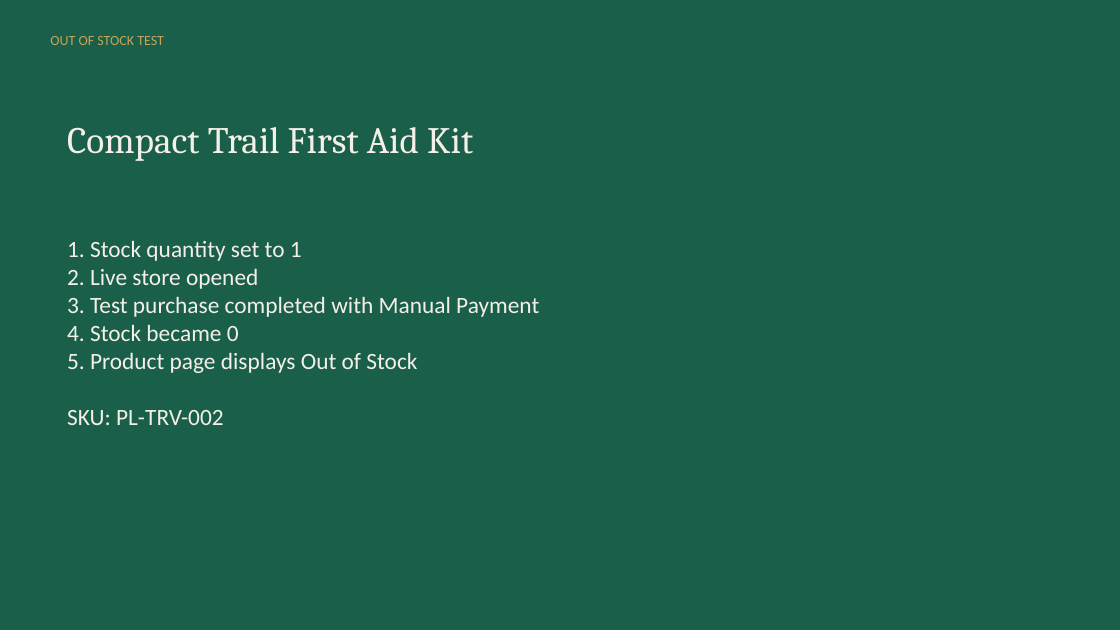
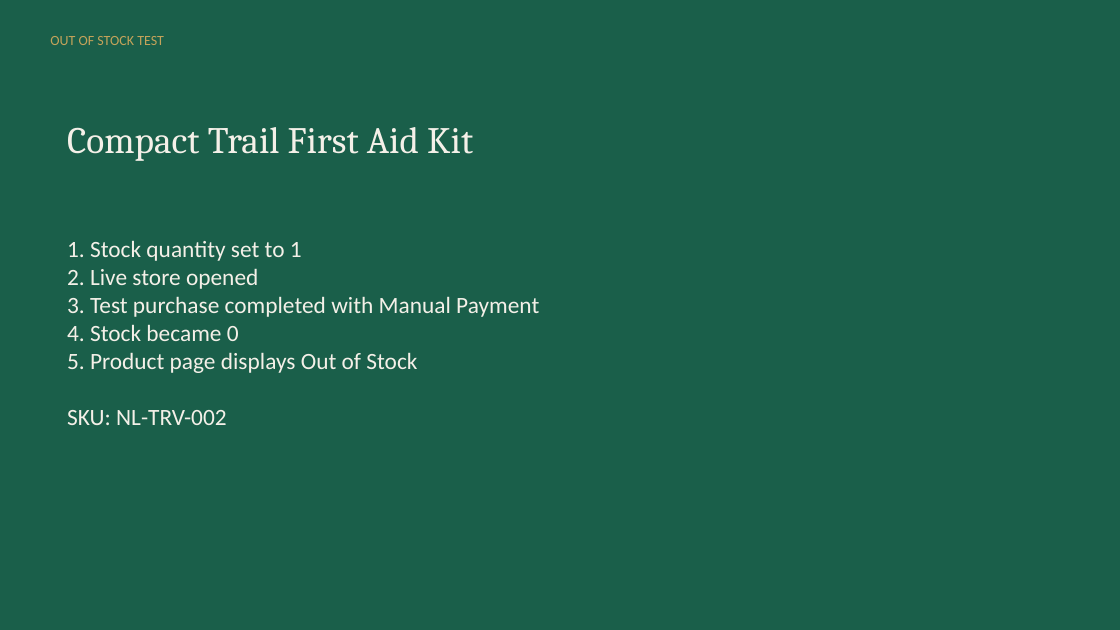
Before and after one commit to mohib334455s-maker/store, a slide deck: slide 6 of COMP101_Project1/Presentation/COMP101_Project1_Presentation.pptx. Drawn at 1120x630 pixels with LibreOffice and Linux fonts; fonts in the diff are those of the drawing. Boxes give left, top, right and bottom in pixels: in the first picture for what was removed or moved away, otherwise in the second. Text is boxed around its words. In the diff, an @@ line names an element or a change of style, - is before the commit and + after.

```diff
--- a/COMP101_Project1/Presentation/COMP101_Project1_Presentation.pptx
+++ b/COMP101_Project1/Presentation/COMP101_Project1_Presentation.pptx
@@ text at (67,410,227,425): text changed @@
-SKU: PL-TRV-002
+SKU: NL-TRV-002
```
Also in this commit, not shown: 5 other slides changed, 40 other files.
